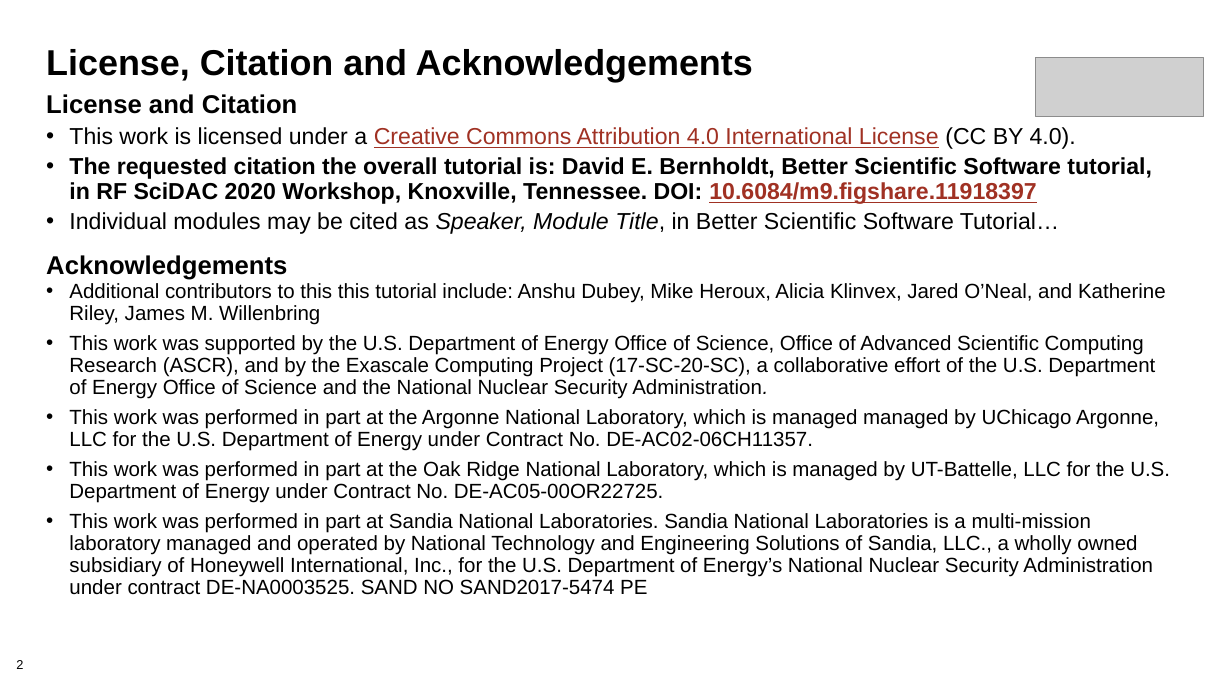
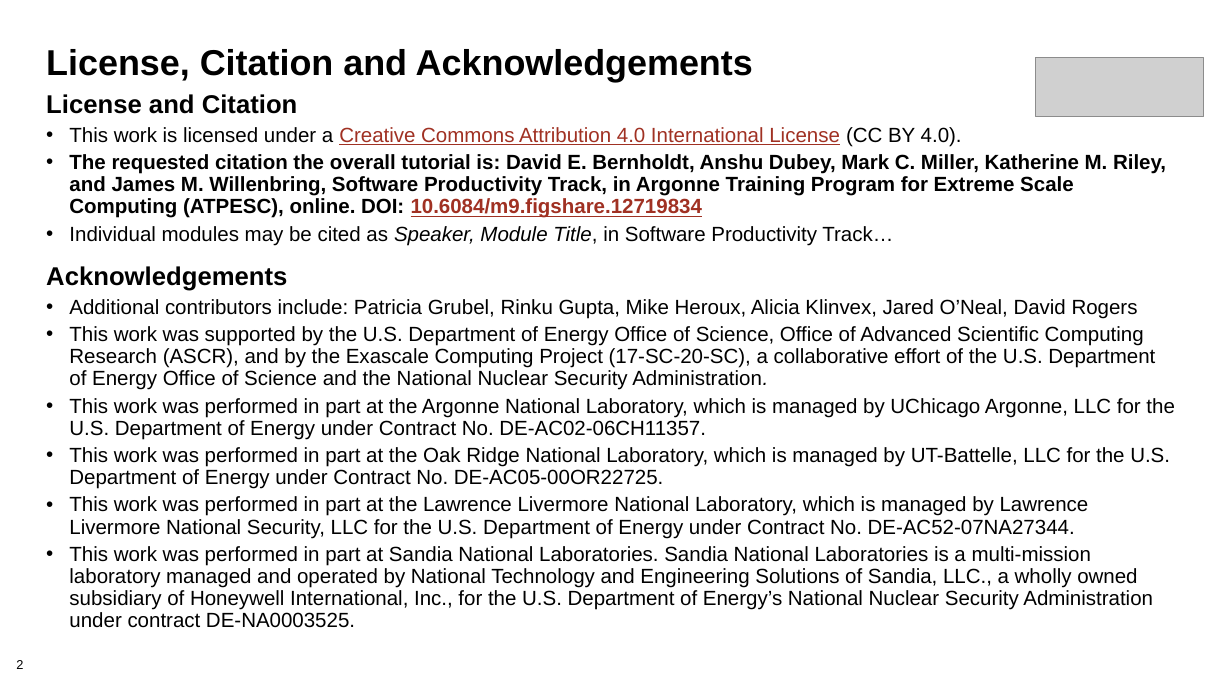
Before and after one commit to betterscientificsoftware/bssw-tutorial, a slide deck: slide 2 of presentations/09-reproducibility.pptx. Drawn at 1232x693 pixels with LibreOffice and Linux fonts; fonts in the diff are those of the drawing; grey boxes stand for pictures; background and template pictures are left out. Boxes give left, top, right and bottom in pixels: in the first picture for what was removed or moved away, otherwise in the second. Text is boxed around its words. In the diff, an @@ line names an element or a change of style, - is before the commit and + after.

Commit message:
Update David's presentations

```diff
--- a/presentations/09-reproducibility.pptx
+++ b/presentations/09-reproducibility.pptx
@@ text at (69, 127, 1170, 489): size 18 to 16 pt in "This work is licensed under a Creative ..."; less space between paragraphs @@
@@ text at (69, 154, 1166, 246): text changed; size 18 to 16 pt @@
-• The requested citation the overall tutorial is: David E. Bernholdt, Better Scientific Software tutorial, in RF SciDAC 2020 Workshop, Knoxville, Tennessee. DOI: 10.6084/m9.figshare.11918397
-• Individual modules may be cited as Speaker, Module Title, in Better Scientific Software Tutorial…
+• The requested citation the overall tutorial is: David E. Bernholdt, Anshu Dubey, Mark C. Miller, Katherine M. Riley, and James M. Willenbring, Software Productivity Track, in Argonne Training Program for Extreme Scale Computing (ATPESC), online. DOI: 10.6084/m9.figshare.12719834
+• Individual modules may be cited as Speaker, Module Title, in Software Productivity Track…
@@ text at (69, 299, 1138, 319): text changed @@
-• Additional contributors to this this tutorial include: Anshu Dubey, Mike Heroux, Alicia Klinvex, Jared O’Neal, and Katherine Riley, James M. Willenbring
+• Additional contributors include: Patricia Grubel, Rinku Gupta, Mike Heroux, Alicia Klinvex, Jared O’Neal, David Rogers
@@ text at (69, 398, 1174, 440): text changed @@
-• This work was performed in part at the Argonne National Laboratory, which is managed managed by UChicago Argonne, LLC for the U.S. Department of Energy under Contract No. DE-AC02-06CH11357.
+• This work was performed in part at the Argonne National Laboratory, which is managed by UChicago Argonne, LLC for the U.S. Department of Energy under Contract No. DE-AC02-06CH11357.
@@ text at (69, 496, 1153, 628): text changed @@
-• This work was performed in part at Sandia National Laboratories. Sandia National Laboratories is a multi-mission laboratory managed and operated by National Technology and Engineering Solutions of Sandia, LLC., a wholly owned subsidiary of Honeywell International, Inc., for the U.S. Department of Energy’s National Nuclear Security Administration under contract DE-NA0003525. SAND NO SAND2017-5474 PE
+• This work was performed in part at the Lawrence Livermore National Laboratory, which is managed by Lawrence Livermore National Security, LLC for the U.S. Department of Energy under Contract No. DE-AC52-07NA27344.
+• This work was performed in part at Sandia National Laboratories. Sandia National Laboratories is a multi-mission laboratory managed and operated by National Technology and Engineering Solutions of Sandia, LLC., a wholly owned subsidiary of Honeywell International, Inc., for the U.S. Department of Energy’s National Nuclear Security Administration under contract DE-NA0003525.
```
Also in this commit, not shown: 1 other slide changed, 1 other file.
